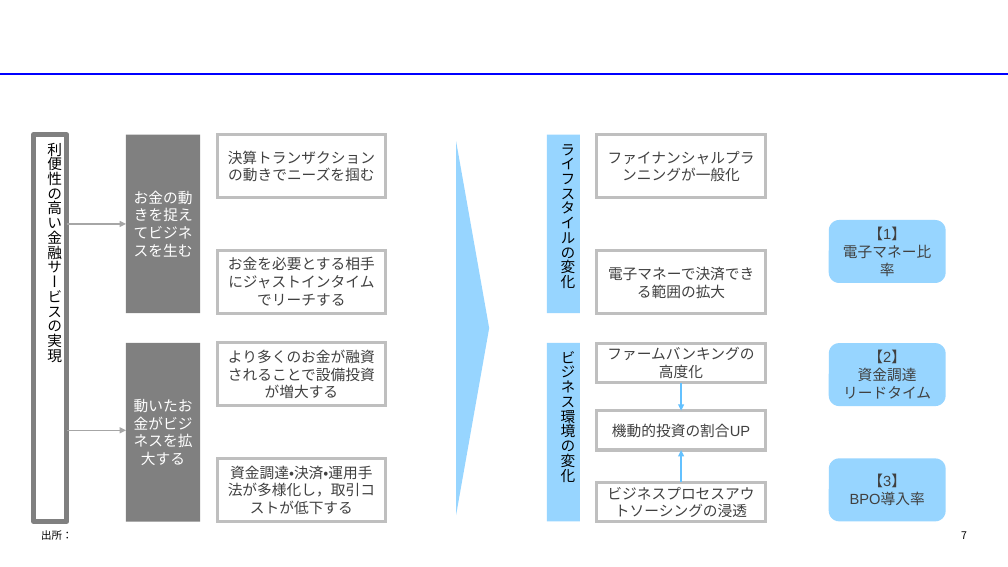
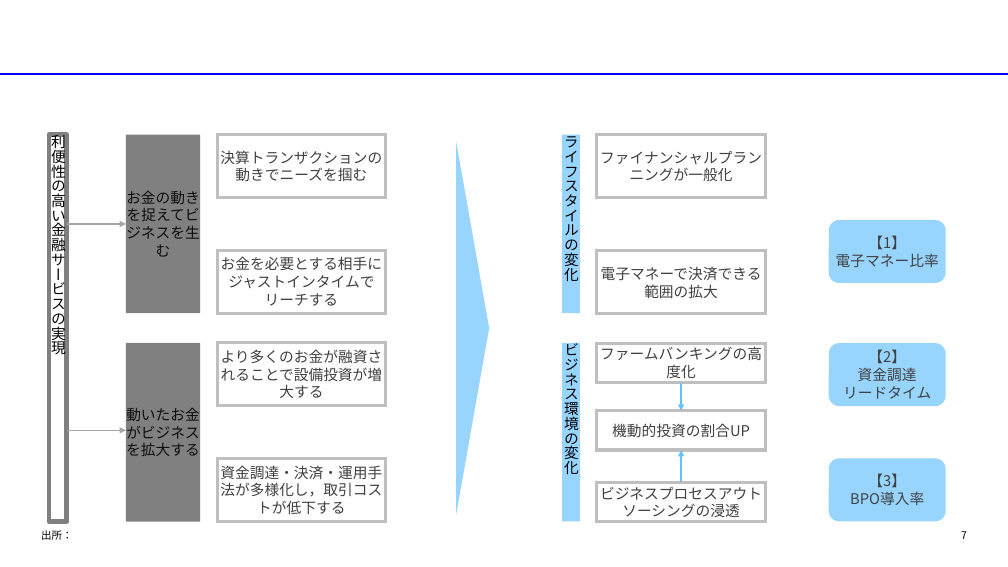
Before and after one commit to yuzucha16/dotfiles, a slide deck: slide 7 of office/Blank.potx. Drawn at 1008x567 pixels with LibreOffice and Linux fonts; fonts in the diff are those of the drawing. Boxes give left, top, right and bottom in pixels: in the first picture for what was removed or moved away, otherwise in the second. Text is boxed around its words. In the diff, an @@ line names an element or a change of style, - is before the commit and + after.

```diff
--- a/office/Blank.potx
+++ b/office/Blank.potx
@@ rectangle "利便性の高い金融サービスの実現": place and size @@
-rectangle "利便性の高い金融サービスの実現" at [34, 135, 67, 522]
+rectangle "利便性の高い金融サービスの実現" at [49, 135, 67, 522]
@@ rectangle "お金の動きを捉えてビジネスを生む" at [126, 135, 200, 313]: font Arial to Noto Sans CJK JP, text colour #FFFFFF to #0D0D0D @@
@@ rectangle "ライフスタイルの変化": place and size @@
-rectangle "ライフスタイルの変化" at [547, 135, 580, 313]
+rectangle "ライフスタイルの変化" at [563, 135, 581, 313]
@@ rectangle "動いたお金がビジネスを拡大する" at [126, 343, 200, 522]: font Arial to Noto Sans CJK JP, text colour #FFFFFF to #0D0D0D @@
@@ font Arial to Noto Sans CJK JP in 14 elements at [217, 135, 386, 197], [217, 250, 386, 313], [217, 343, 386, 405], [217, 458, 386, 521], [597, 135, 765, 197], [597, 251, 765, 314], [597, 343, 765, 383], [597, 482, 765, 522], [597, 411, 765, 450], [829, 220, 946, 283], [829, 458, 946, 521], [49, 135, 67, 522], [563, 135, 581, 313], [563, 343, 581, 521] @@
@@ rectangle "ビジネス環境の変化": place and size @@
-rectangle "ビジネス環境の変化" at [547, 343, 580, 521]
+rectangle "ビジネス環境の変化" at [563, 343, 581, 521]
```
Also in this commit, not shown: 2 other slides changed.
